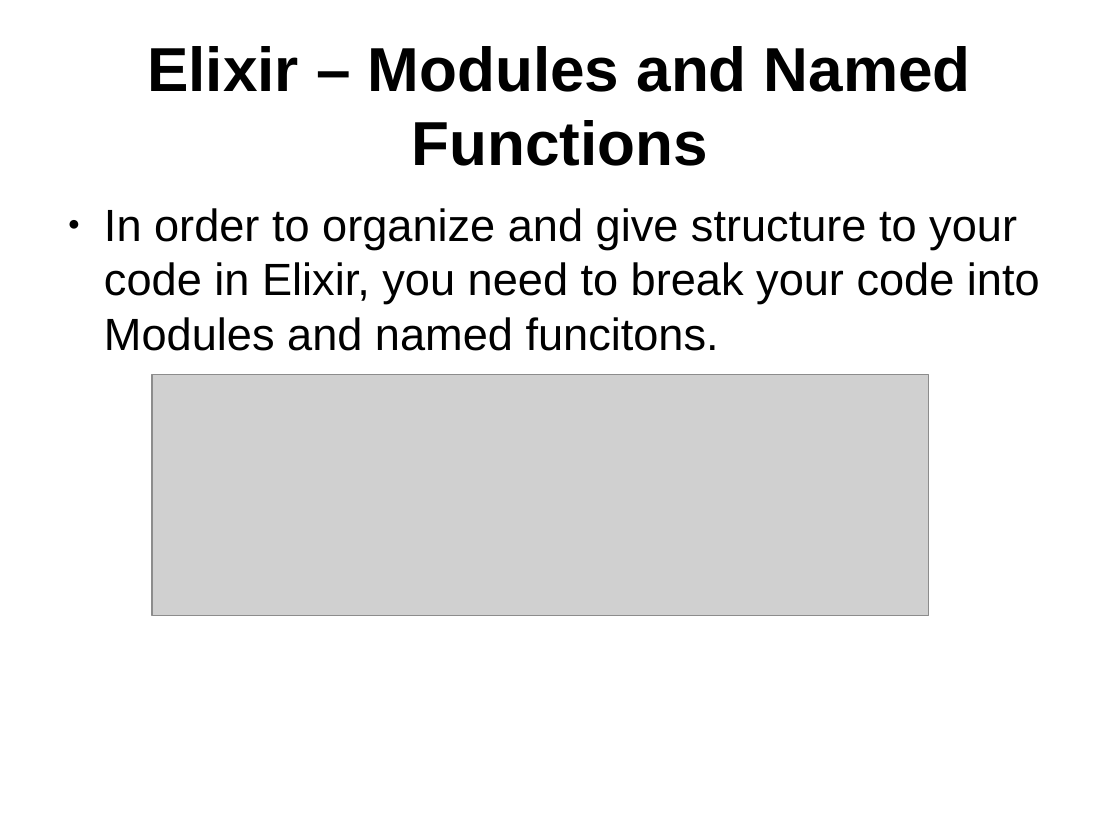
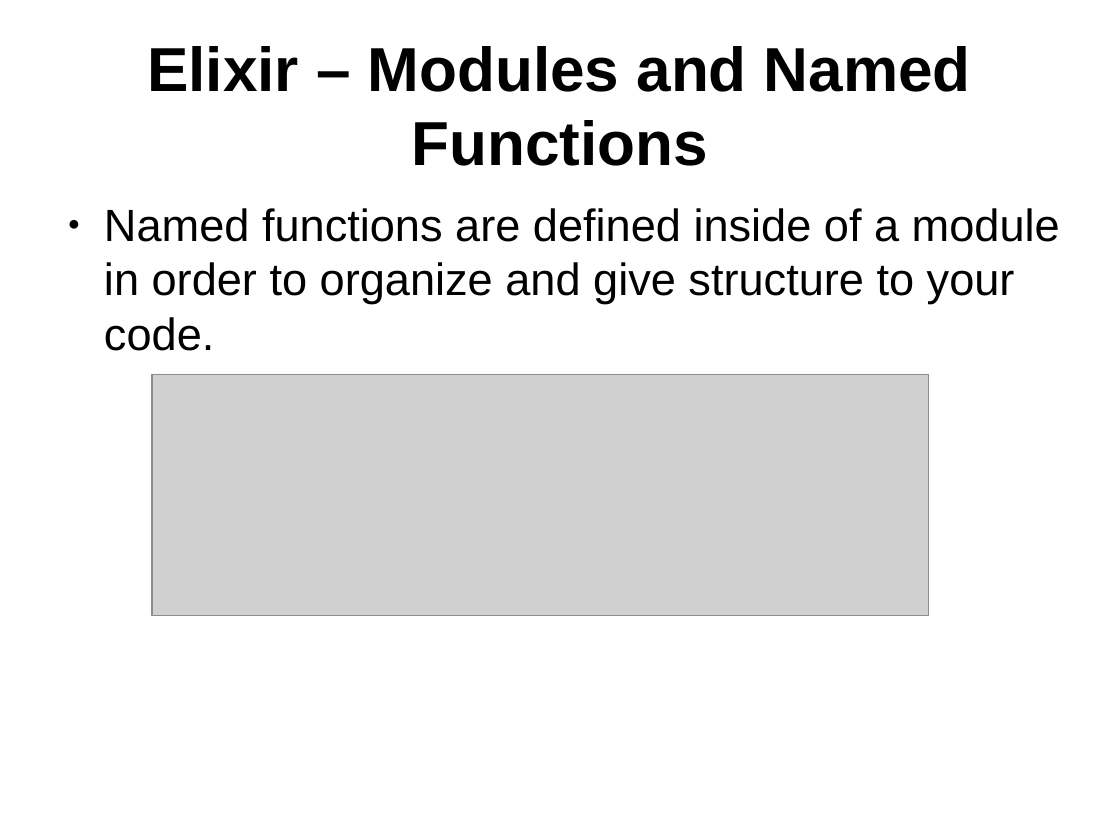
Before and after one commit to ramortegui/talks, a slide deck: slide 9 of elixir-basics-2.odp. Drawn at 1120x840 pixels with LibreOffice and Linux fonts; fonts in the diff are those of the drawing; grey boxes stand for pictures. Boxes give left, top, right and bottom in pixels: in the first picture for what was removed or moved away, otherwise in the second. Text is boxed around its words. In the diff, an @@ line names an element or a change of style, - is before the commit and + after.

```diff
--- a/elixir-basics-2.odp
+++ b/elixir-basics-2.odp
@@ text at <box>104,208,1060,351</box>: text changed @@
-● In order to organize and give structure to your code in Elixir, you need to break your code into Modules and named funcitons.
+● Named functions are defined inside of a module in order to organize and give structure to your code.
```
Also in this commit, not shown: 7 other slides changed, 2 slides added, 1 slide removed, 2 other files.
